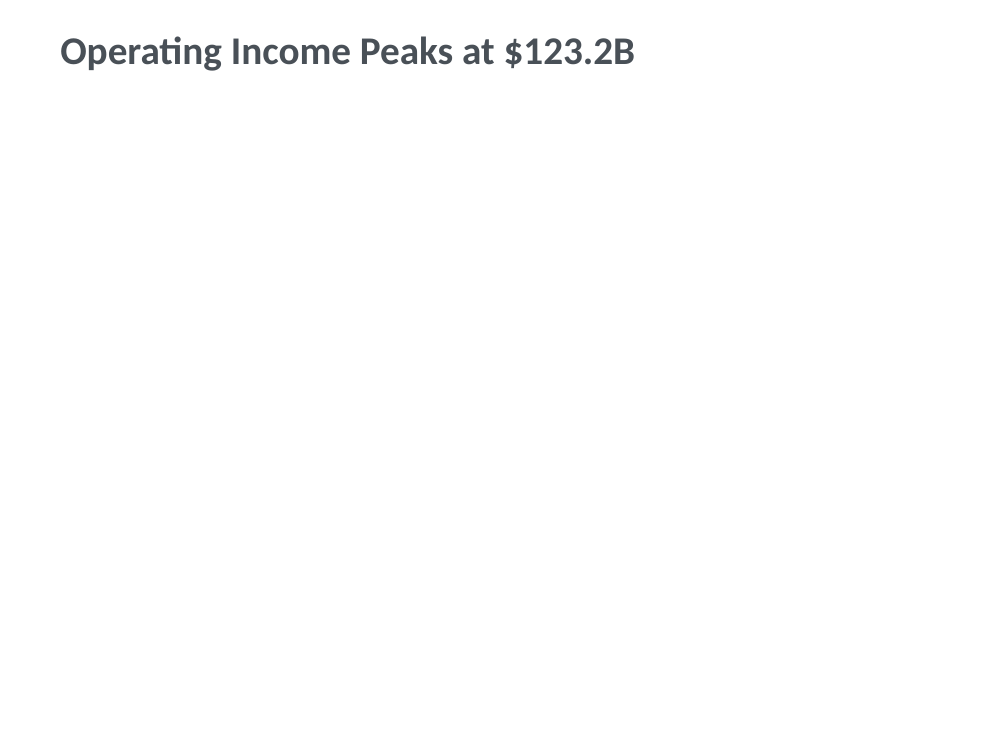
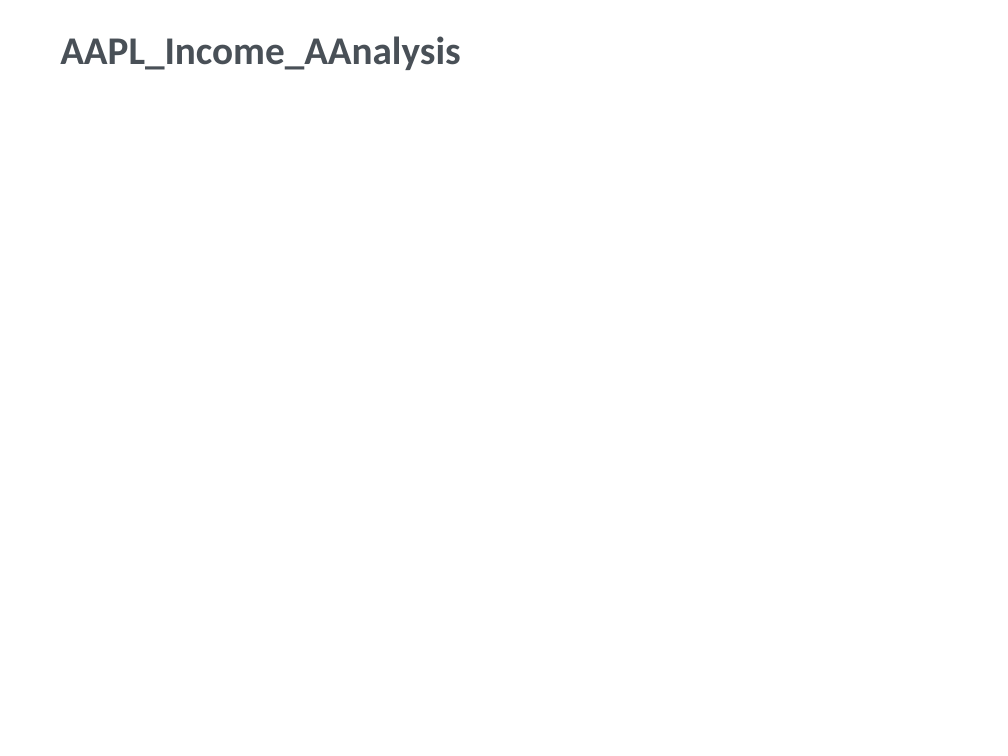
Before and after one commit to gaurav13407/FINEDECK-Excel-to-PPT-, a slide deck: slide 4 of examples/tier_comparison_demo/company_bundle/company_bundle_BASIC.pptx. Drawn at 1008x756 pixels with LibreOffice and Linux fonts; fonts in the diff are those of the drawing. Boxes give left, top, right and bottom in pixels: in the first picture for what was removed or moved away, otherwise in the second. Text is boxed around its words. In the diff, an @@ line names an element or a change of style, - is before the commit and + after.

```diff
--- a/examples/tier_comparison_demo/company_bundle/company_bundle_BASIC.pptx
+++ b/examples/tier_comparison_demo/company_bundle/company_bundle_BASIC.pptx
@@ text at (60,36,460,70): text changed @@
-Operating Income Peaks at $123.2B
+AAPL_Income_AAnalysis
```
Also in this commit, not shown: 1 other slide changed, 2 slides added, 2 slides removed, 41 other files.
